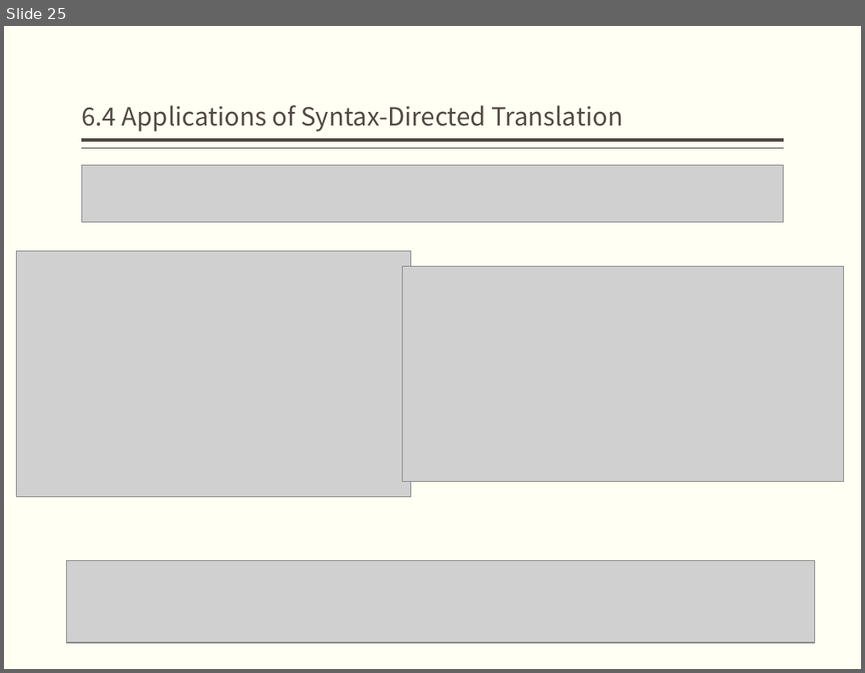
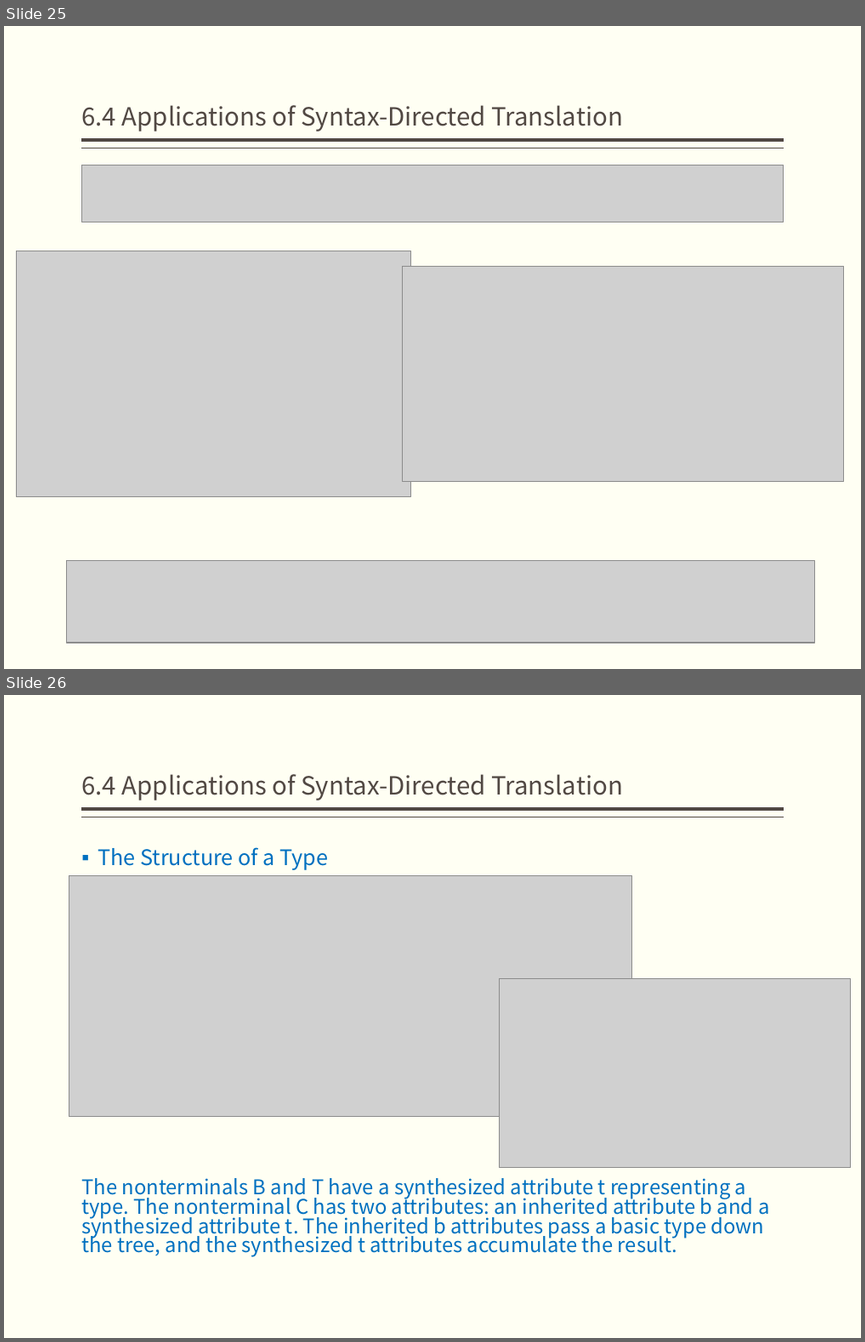
Before and after one commit to bonkboykz/jz81.github.io, a slide deck: course/compiler/LectureNotes/(Spring2017)Lecture6.pptx. Shown one above the other, each under a label of ours: slide 25 before the commit, slides 25 and 26 after it. The pictures are 865x673 and 865x1342 pixels, drawn with LibreOffice and Linux fonts; fonts in the diff are those of the drawing; grey boxes stand for pictures. Boxes give left, top, right and bottom in pixels: in the first picture for what was removed or moved away, otherwise in the second. Text is boxed around its words. In the diff, an @@ line names an element or a change of style, - is before the commit and + after.

```diff
--- a/course/compiler/LectureNotes/(Spring2017)Lecture6.pptx
+++ b/course/compiler/LectureNotes/(Spring2017)Lecture6.pptx
@@ slide 26 added at box(4, 695, 861, 1338), background #FFFFF3; not listed: 2 template elements that a slide beside it also shows @@
@@ title added at box(81, 774, 623, 800), 21 pt, text #514843 @@
+6.4 Applications of Syntax-Directed Translation
@@ text added at box(81, 847, 769, 1257), 17 pt, text #0070C0 @@
+▪ The Structure of a Type
+The nonterminals B and T have a synthesized attribute t representing a type. The nonterminal C has two attributes: an inherited attribute b and a synthesized attribute t. The inherited b attributes pass a basic type down the tree, and the synthesized t attributes accumulate the result.
@@ picture added at box(69, 876, 632, 1117) @@
@@ picture added at box(500, 979, 850, 1167) @@
```
Also in this commit, not shown: 2 slides changed, 16 other slides added.
